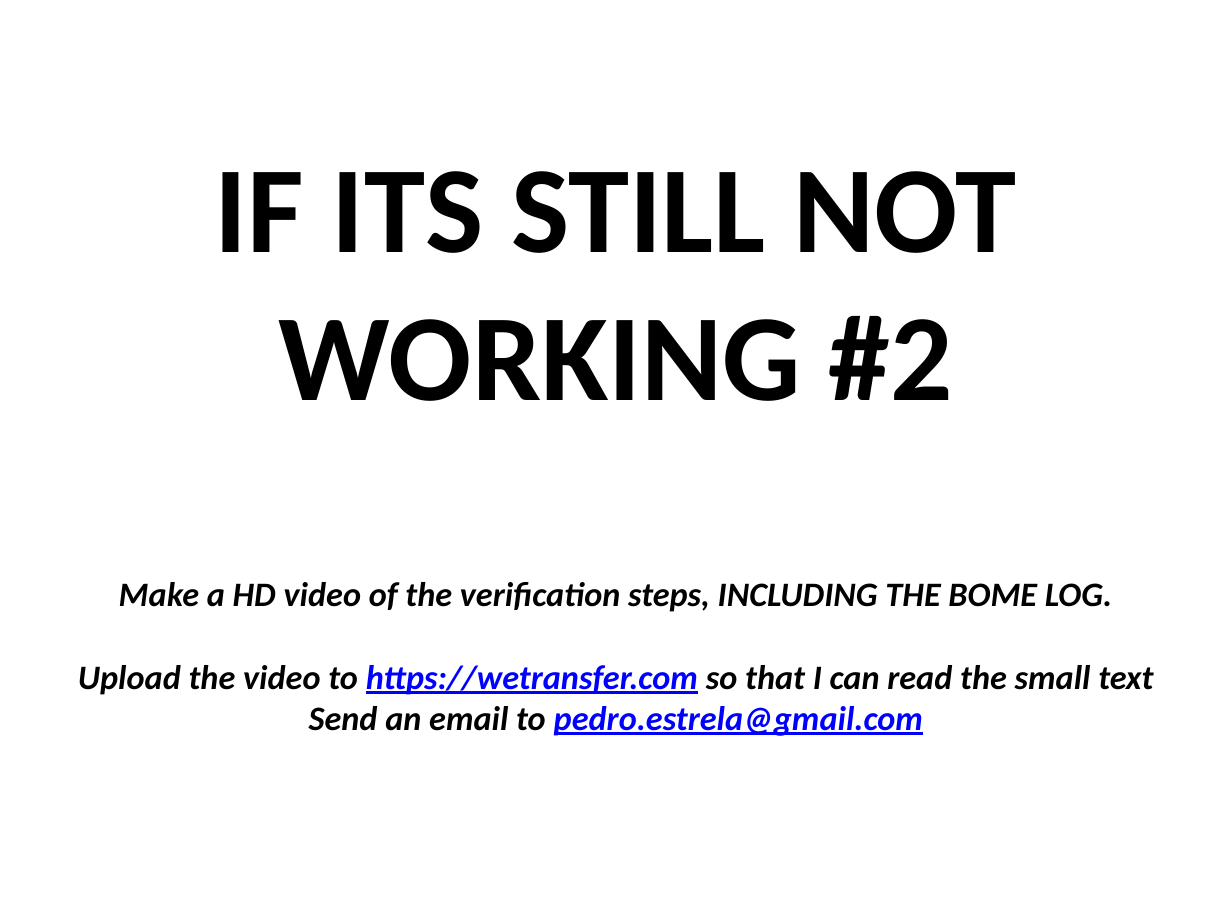
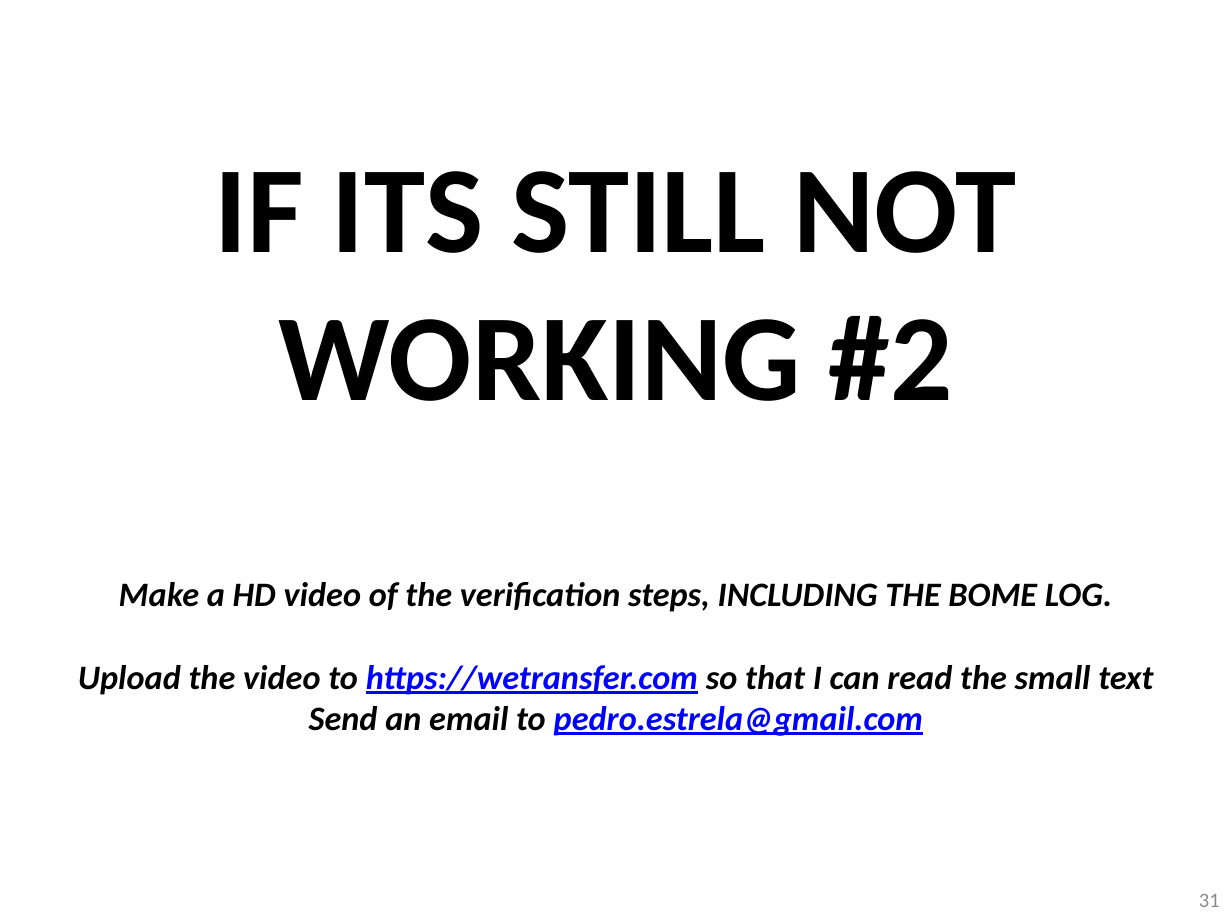
Before and after one commit to pestrela/music, a slide deck: slide 31 of traktor/mapping_ddj_1000/Support files/Source files/DDJ-1000 - Installation Guide.pptx. Drawn at 1232x924 pixels with LibreOffice and Linux fonts; fonts in the diff are those of the drawing. Boxes give left, top, right and bottom in pixels: in the first picture for what was removed or moved away, otherwise in the second. Text is boxed around its words. In the diff, an @@ line names an element or a change of style, - is before the commit and + after.

```diff
--- a/traktor/mapping_ddj_1000/Support files/Source files/DDJ-1000 - Installation Guide.pptx
+++ b/traktor/mapping_ddj_1000/Support files/Source files/DDJ-1000 - Installation Guide.pptx
@@ page number added at box(1199, 894, 1220, 907), 12 pt, text #8C8C8C @@
+31
```
Also in this commit, not shown: 31 other slides changed, 9 other files.
